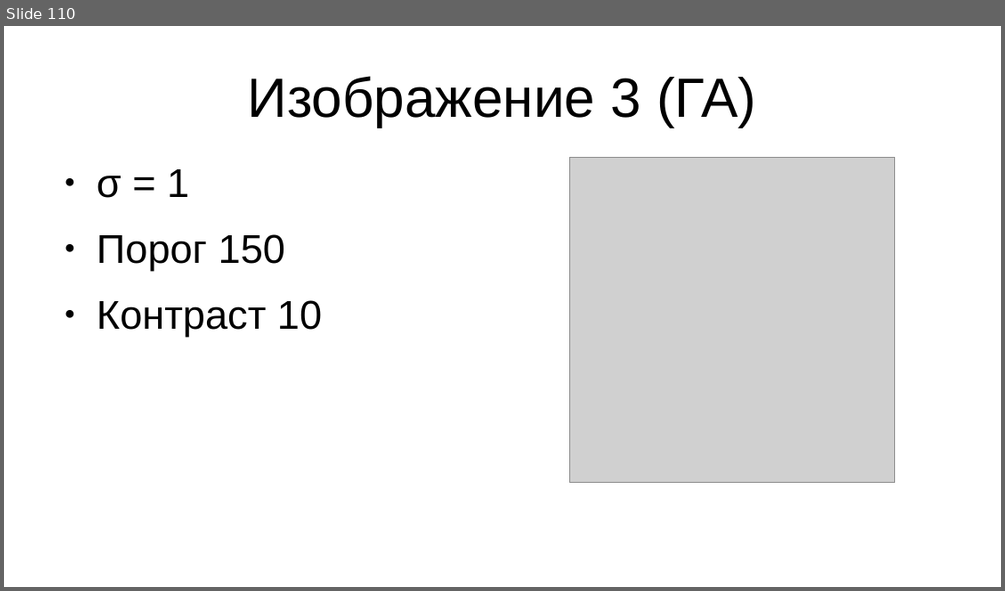
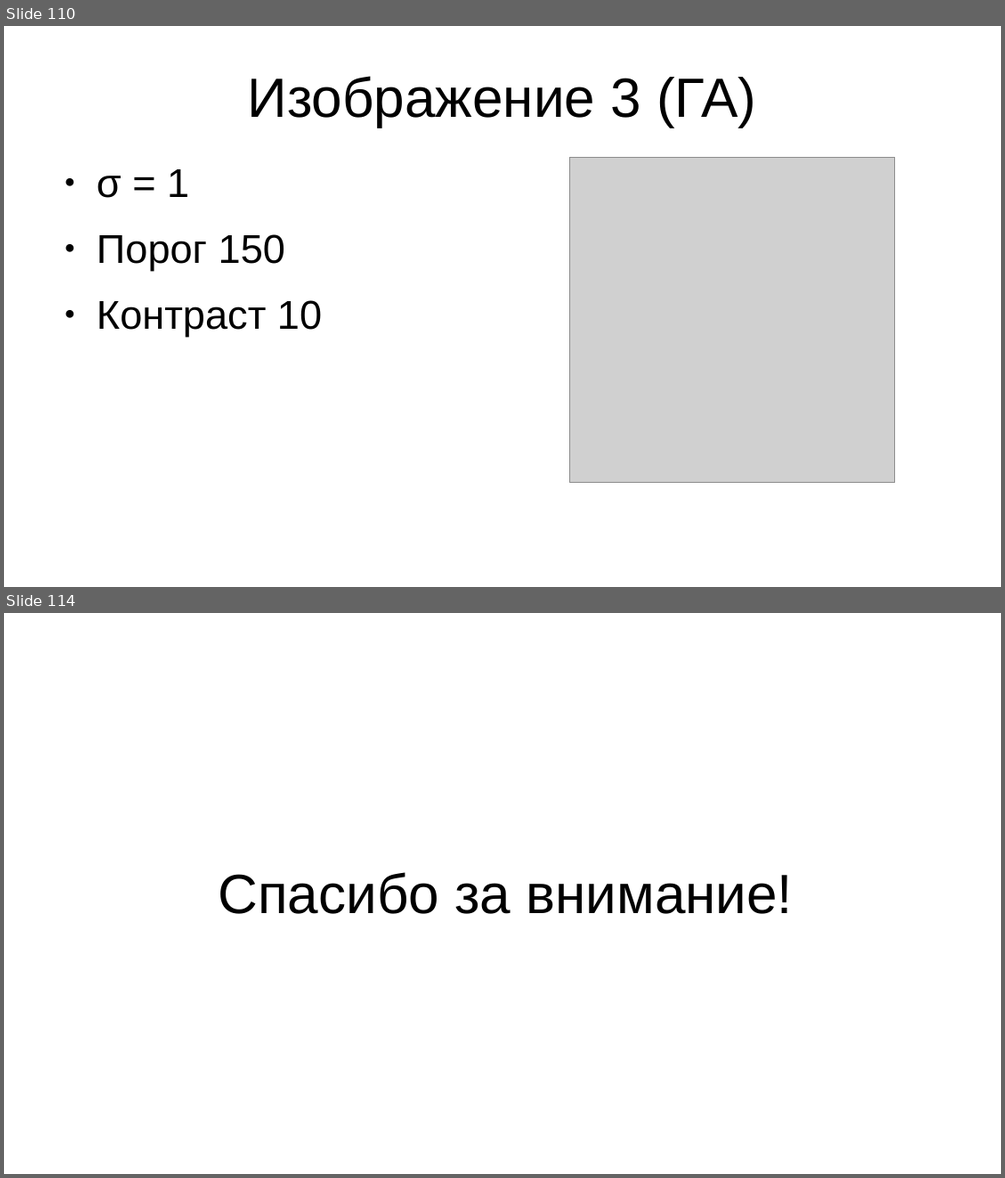
Before and after one commit to AlexeyVorobyev/media-moment-iz-second, a slide deck: report/pres.odp. Shown one above the other, each under a label of ours: slide 110 before the commit, slides 110 and 114 after it; the slides between them are not shown. The pictures are 1005x591 and 1005x1178 pixels, drawn with LibreOffice and Linux fonts; fonts in the diff are those of the drawing; grey boxes stand for pictures. Boxes give left, top, right and bottom in pixels: in the first picture for what was removed or moved away, otherwise in the second. Text is boxed around its words. In the diff, an @@ line names an element or a change of style, - is before the commit and + after.

```diff
--- a/report/pres.odp
+++ b/report/pres.odp
@@ slide 114 added at [4, 613, 1001, 1174], background #FFFFFF @@
@@ title added at [218, 872, 793, 914], 44 pt, text #000000 @@
+Спасибо за внимание!
```
Also in this commit, not shown: 4 other slides added, 2 slides removed.
